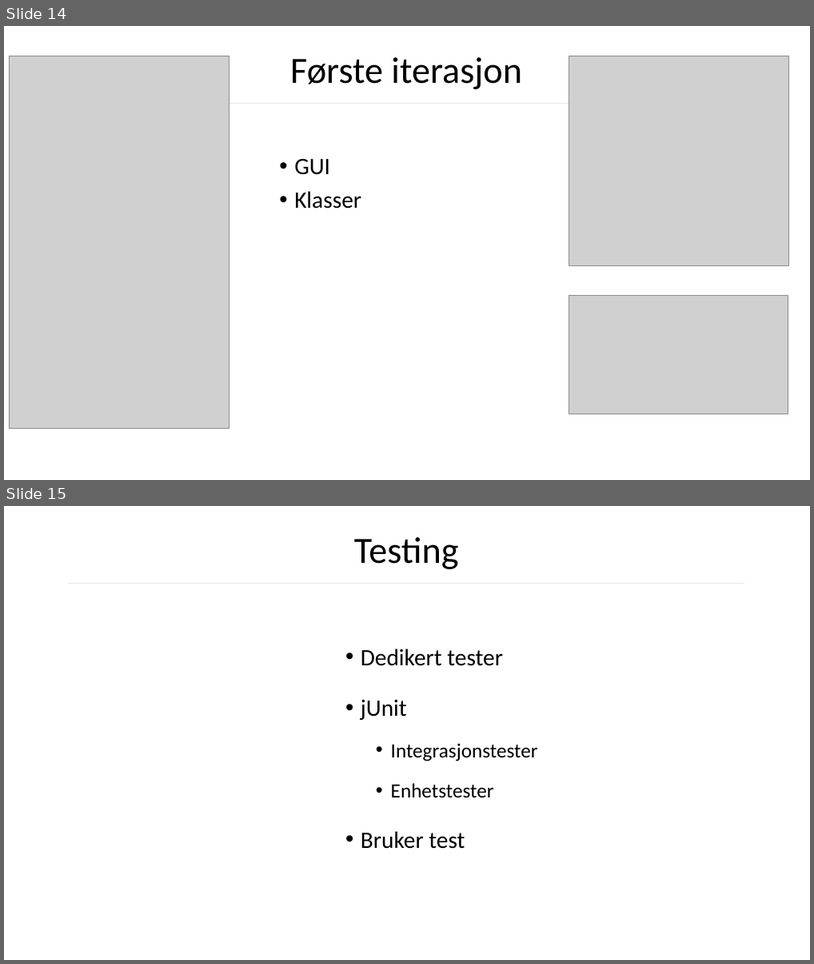
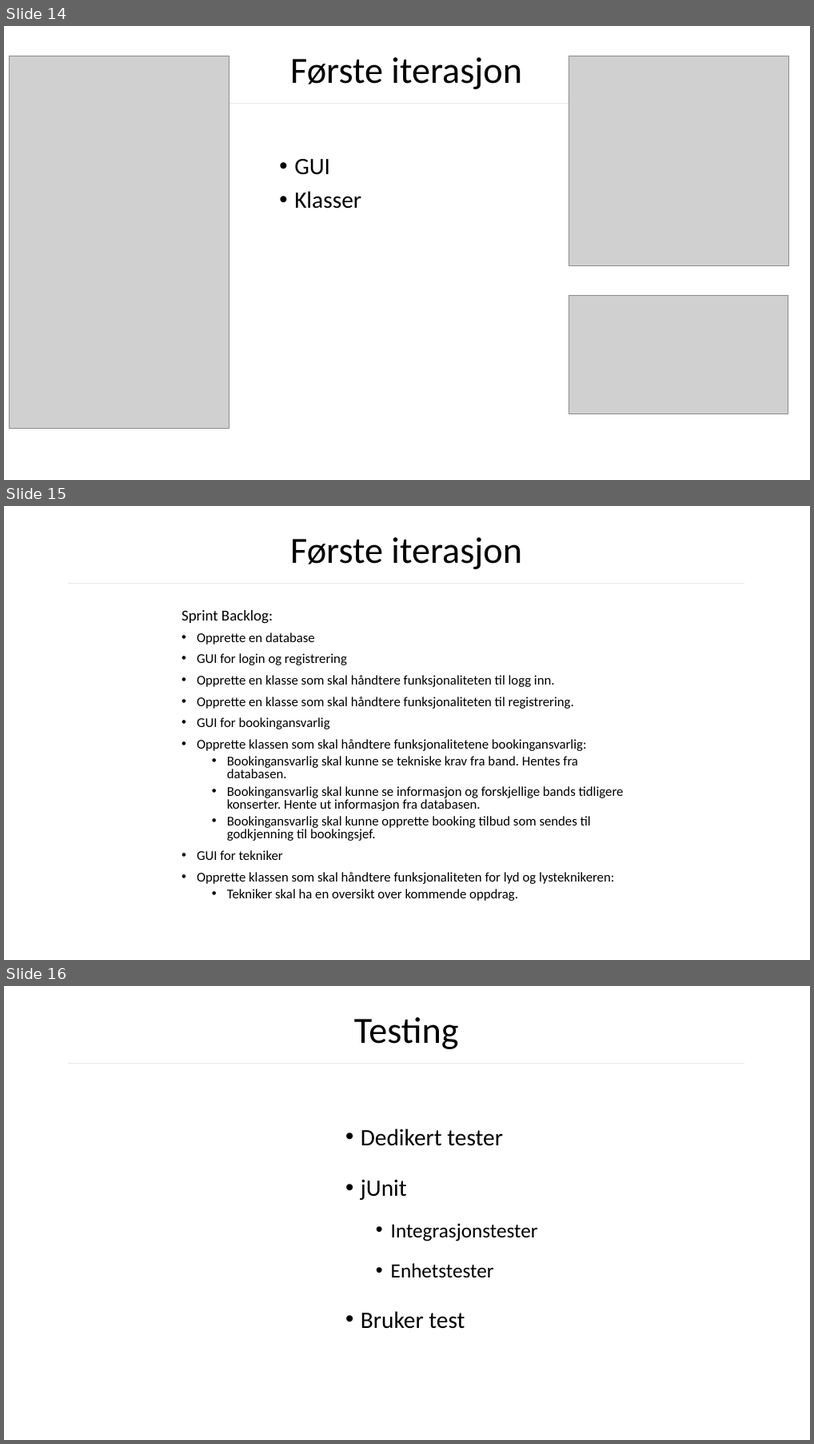
Before and after one commit to andreasski/IT1901, a slide deck: Documentation/Presentation.pptx. Shown one above the other, each under a label of ours: slides 14 and 15 before the commit, slides 14, 15 and 16 after it. The pictures are 814x964 and 814x1444 pixels, drawn with LibreOffice and Linux fonts; fonts in the diff are those of the drawing; grey boxes stand for pictures. Boxes give left, top, right and bottom in pixels: in the first picture for what was removed or moved away, otherwise in the second. Text is boxed around its words. In the diff, an @@ line names an element or a change of style, - is before the commit and + after.

```diff
--- a/Documentation/Presentation.pptx
+++ b/Documentation/Presentation.pptx
@@ slide 15 added at (4, 506, 810, 960), background #FFFFFF @@
@@ title added at (290, 537, 522, 569), 44 pt, text #000000 @@
+Første iterasjon
@@ line added from (68, 584) to (745, 584), #E7E6E6 0.5 pt @@
@@ text added at (182, 610, 624, 900), 16 pt, text #000000 @@
+Sprint Backlog:
+• Opprette en database
+• GUI for login og registrering
+• Opprette en klasse som skal håndtere funksjonaliteten til logg inn.
+• Opprette en klasse som skal håndtere funksjonaliteten til registrering.
+• GUI for bookingansvarlig
+• Opprette klassen som skal håndtere funksjonalitetene bookingansvarlig:
+  • Bookingansvarlig skal kunne se tekniske krav fra band. Hentes fra databasen.
+  • Bookingansvarlig skal kunne se informasjon og forskjellige bands tidligere konserter. Hente ut informasjon fra databasen.
+  • Bookingansvarlig skal kunne opprette booking tilbud som sendes til godkjenning til bookingsjef.
+• GUI for tekniker
+• Opprette klassen som skal håndtere funksjonaliteten for lyd og lysteknikeren:
+  • Tekniker skal ha en oversikt over kommende oppdrag.
@@ what was slide 15 is now slide 16 @@
```
Also in this commit, not shown: 1 other file.
